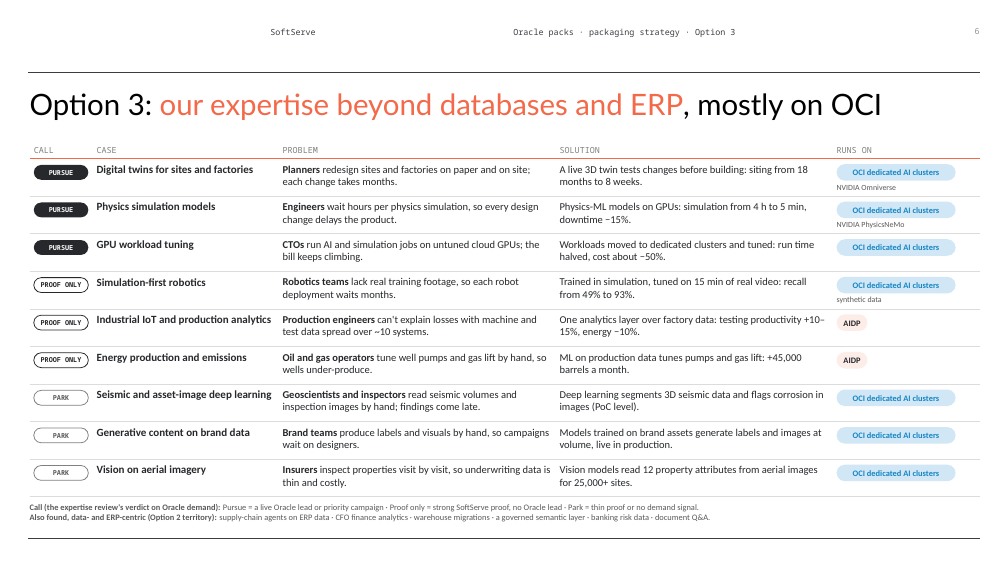
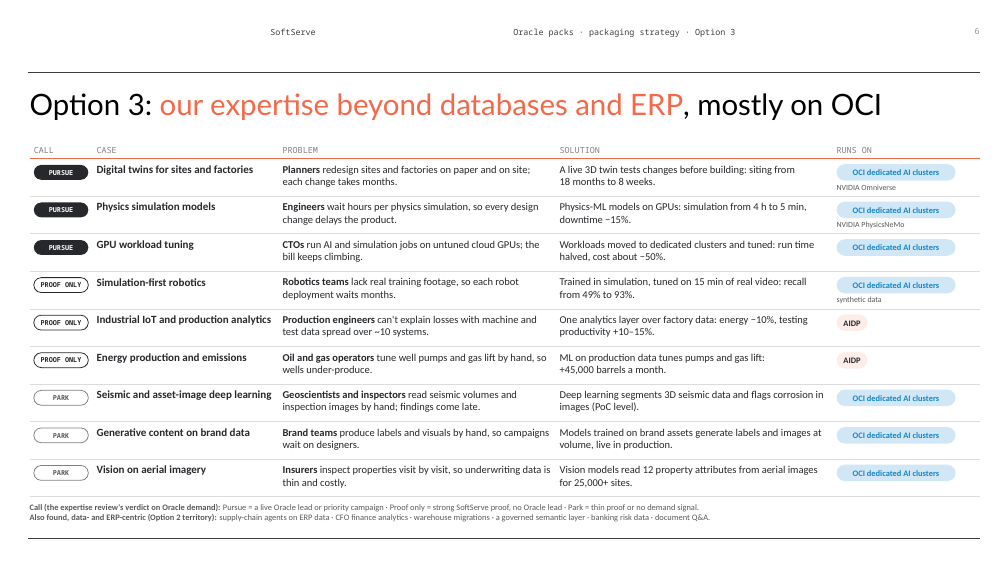
Before and after one commit to alexey-orlov/AO-Personal-OS, a slide deck: slide 6 of context/areas/softserve/docs/2026-10-13_oracle-packs-strategy-deck/Oracle packs - packaging strategy.pptx. Drawn at 1008x567 pixels with LibreOffice and Linux fonts; fonts in the diff are those of the drawing; background and template pictures are left out. Boxes give left, top, right and bottom in pixels: in the first picture for what was removed or moved away, otherwise in the second. Text is boxed around its words. In the diff, an @@ line names an element or a change of style, - is before the commit and + after.

```diff
--- a/context/areas/softserve/docs/2026-10-13_oracle-packs-strategy-deck/Oracle packs - packaging strategy.pptx
+++ b/context/areas/softserve/docs/2026-10-13_oracle-packs-strategy-deck/Oracle packs - packaging strategy.pptx
@@ text "A live 3D twin tests ..." rewrapped from <box>560,165,808,185</box> to <box>560,165,795,185</box> @@
@@ text at <box>560,315,808,337</box>: text changed @@
-One analytics layer over factory data: testing productivity +10–15%, energy −10%.
+One analytics layer over factory data: energy −10%, testing productivity +10–15%.
@@ text "ML on production data tunes ..." rewrapped from <box>560,353,801,373</box> to <box>560,353,765,374</box> @@
```
Also in this commit, not shown: 2 other files.
